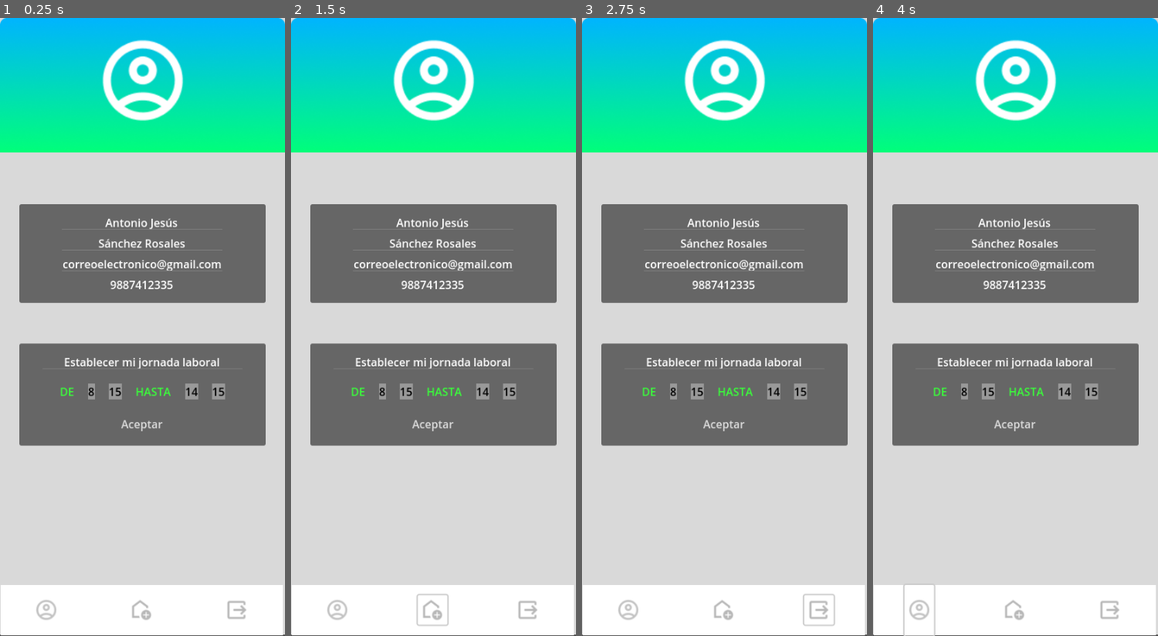
Above: before the commit, frames 1-4 (left to right).
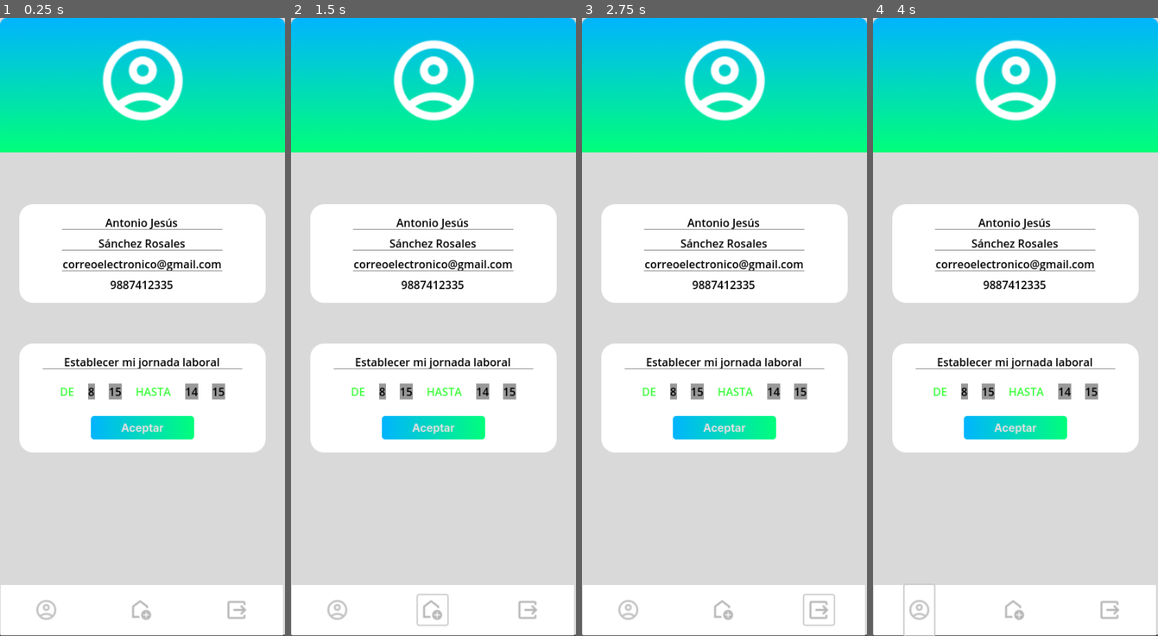
Above: after the commit, the same moments.

Repository: rteijeiro/godotime
Game: Godot game, scene res://Scenes/profile.tscn
Two runs of this game, one before a commit and one after it. Both use one fixed random seed, a clock stepped at 60 frames per second and the inputs below. The project has no main scene, so this scene is started directly.
Inputs (mouse positions are in pixels of both pictures, inside the frame that each line leads up to):
- Up to frame 1 (0.25 s): no input
- Up to frame 2 (1.5 s): click (336, 611) at 0.5 s; click (433, 611) at 1.25 s
- Up to frame 3 (2.75 s): click (818, 611) at 2 s
- Up to frame 4 (4 s): click "Aceptar" at 2.75 s; click (918, 611) at 3.5 s

The runs differ from the first frame. In frame 1, 28% of the frame differs, in the area x 6-94%, y 30-71%; in frame 2, 28%; in frame 3, 28%; in frame 4, 28%.

Commit message:
Fondos en blanco y redondeados

Diff:
--- a/resources/customTheme.tres
+++ b/resources/customTheme.tres
@@ -1,15 +1,18 @@
-[gd_resource type="Theme" load_steps=5 format=3 uid="uid://cc138rf4qu816"]
+[gd_resource type="Theme" load_steps=4 format=3 uid="uid://cc138rf4qu816"]
 
 [ext_resource type="FontFile" uid="uid://4jdr3vvkxcbp" path="res://Fonts/Inter/static/Inter_18pt-Bold.ttf" id="1_b155b"]
 [ext_resource type="Texture2D" uid="uid://bndd8q0c3auqy" path="res://Images/button_base.png" id="1_sor28"]
-[ext_resource type="Texture2D" uid="uid://vqhavidqith8" path="res://Images/Rectangle 10.png" id="2_kd7gm"]
 
-[sub_resource type="StyleBoxTexture" id="StyleBoxTexture_agkb8"]
-texture = ExtResource("2_kd7gm")
+[sub_resource type="StyleBoxFlat" id="StyleBoxFlat_6ynj3"]
+bg_color = Color(1, 1, 1, 1)
+corner_radius_top_left = 20
+corner_radius_top_right = 20
+corner_radius_bottom_right = 20
+corner_radius_bottom_left = 20
 
 [resource]
 Button/constants/icon_max_width = 150
 Button/fonts/font = ExtResource("1_b155b")
 Button/icons/icon = ExtResource("1_sor28")
 Label/colors/font_color = Color(0, 0, 0, 1)
-PanelContainer/styles/panel = SubResource("StyleBoxTexture_agkb8")
+PanelContainer/styles/panel = SubResource("StyleBoxFlat_6ynj3")
